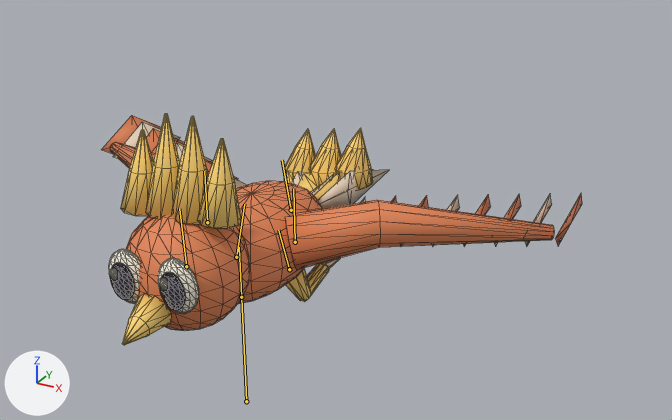
What one commit did to the glTF model 幻靈奇旅/models/spirits/moltres.glb.
Camera for both pictures: a 50 mm camera at (4.23, -6.04, 4.31) aimed at (0.56, 0.63, 0.98). Every picture has the same lights, and +X, +Y and +Z are marked at lower left. The older version comes first. Both versions are drawn at frame 7 of the action 'Walk'; the numbers are the values there. The bones that bend it are drawn over the model as lines. Mesh edges are drawn as thin lines.

Names of what the first picture shows: '赤曜雙翼 unified skin'.
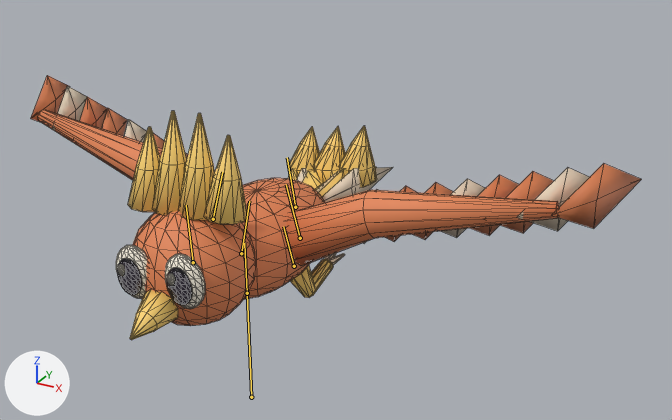
The change in detail:
Bone 'Root' (bone_root) moves from (0.0, 0.0, 0.083) to (0.0, 0.0, 0.0).
Bone 'WingL' (bone_wingl) turns from (0, -24, 0) to (0, 0, -15) degrees about its own x, y and z.
Bone 'WingR' (bone_wingr) turns from (0, 24, 0) to (0, 0, 15) degrees about its own x, y and z.

What differs and where, as boxes [x1, y1, x2, y2] in the pictures (672 x 420 px):
'赤曜雙翼 unified skin', posed (27% wider, 15% taller): before [102, 114, 582, 345]; after [31, 75, 641, 340]
bone 'Root', root to tip: before (246, 401) to (241, 297); after (251, 397) to (247, 293)
bone 'WingL', root to tip: before (207, 222) to (204, 171); after (213, 219) to (222, 172)
bone 'WingR', root to tip: before (295, 242) to (293, 188); after (300, 238) to (286, 184)
